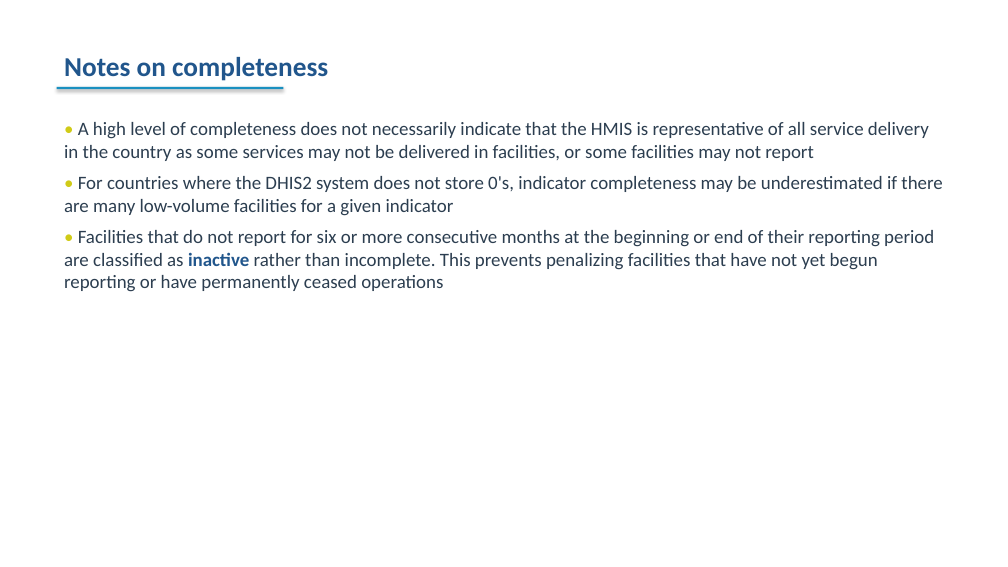
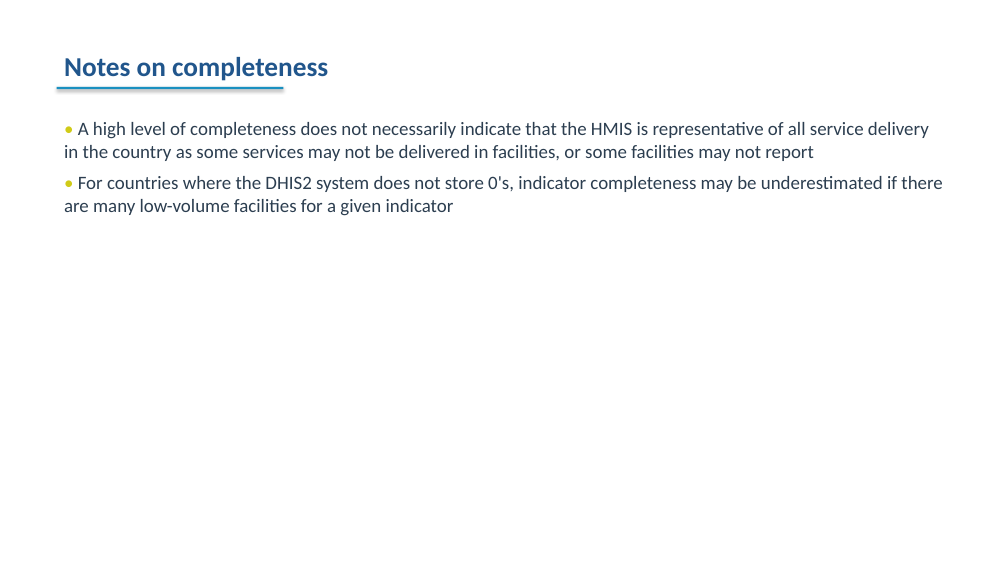
Before and after one commit to FASTR-Analytics/fastr-resource-hub, a slide deck: slide 53 of outputs/2026-zambia_deck.pptx. Drawn at 1008x567 pixels with LibreOffice and Linux fonts; fonts in the diff are those of the drawing. Boxes give left, top, right and bottom in pixels: in the first picture for what was removed or moved away, otherwise in the second. Text is boxed around its words. In the diff, an @@ line names an element or a change of style, - is before the commit and + after.

```diff
--- a/outputs/2026-zambia_deck.pptx
+++ b/outputs/2026-zambia_deck.pptx
@@ text at bbox=[64, 230, 934, 292]: paragraph removed @@
-• Facilities that do not report for six or more consecutive months at the beginning or end of their reporting period are classified as inactive rather than incomplete. This prevents penalizing facilities that have not yet begun reporting or have permanently ceased operations
```
Also in this commit, not shown: 2 other slides changed, 10 other files.
